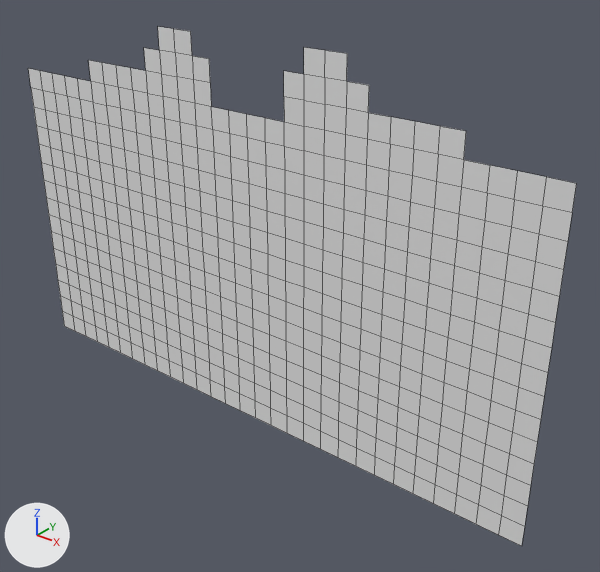
Before and after pictures for a commit that changed the OBJ model MardukGame/Assets/Tiled2Unity/Meshes/levelChunk5.obj.
Rendered twice from a 50 mm lens placed at (-329.0, -1604.0, -797.0), pointed at (-1664.0, 64.0, -1831.0). The lights are fixed; the arrows at lower left show +X, +Y and +Z. Mesh edges are drawn as thin lines. Where no turn or scale is listed for an object, it has been applied to the vertices.

Names of what the first picture shows: 'levelChunk5'.
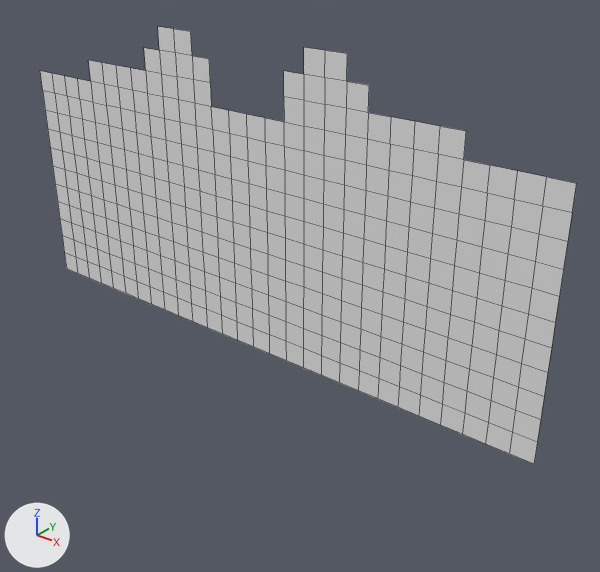
The change, as JSON lines over the scene's bpy script:
```json
{"block": "me_levelchunk5", "where": "# used by ob_levelchunk5; location = (0.0, 0.0, 0.0)"}
{"op": "remove", "block": "me_levelchunk5", "code": "me_levelchunk5.from_pydata(...)  # 514 vertices, 463 faces; spans x -2752.0..-896.0, y 0.0, z -2304.0..-1152.0"}
{"op": "add", "block": "me_levelchunk5", "code": "me_levelchunk5.from_pydata(...)  # 382 vertices, 336 faces; spans x -2688.0..-896.0, y 0.0, z -2048.0..-1152.0"}
{"block": "me_levelchunk5", "change": "me_levelchunk5 part 1"}
{"block": "me_levelchunk5", "change": "132 vertices are removed from x -2752.0..-896.0, y 0.0, z -2304.0..-1344.0"}
{"block": "me_levelchunk5", "change": "127 faces are deleted"}
```

Boxes [x1, y1, x2, y2] around the edits, measured in the pictures (600 x 572 px):
```json
{"object": "levelChunk5", "change": "reshaped", "before": [28, 27, 577, 546], "after": [40, 27, 577, 464], "on screen": "16% shorter"}
{"part": 1, "of": "me_levelchunk5", "change": "deleted", "before": [28, 68, 534, 546]}
```
